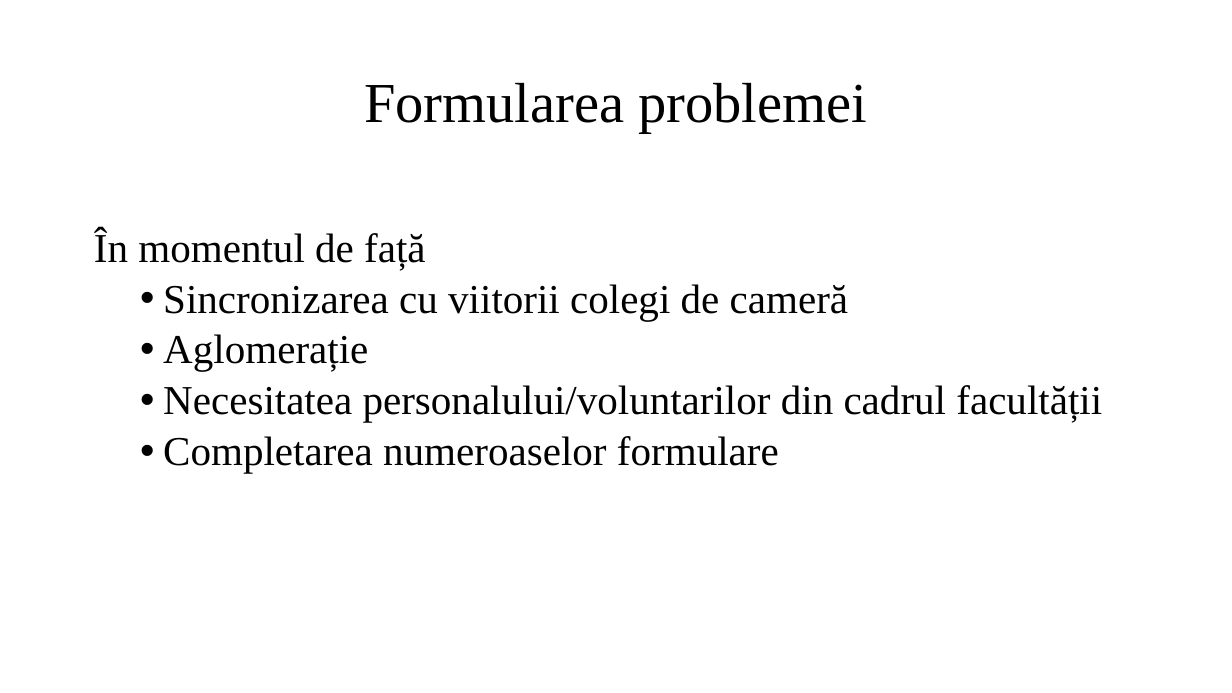
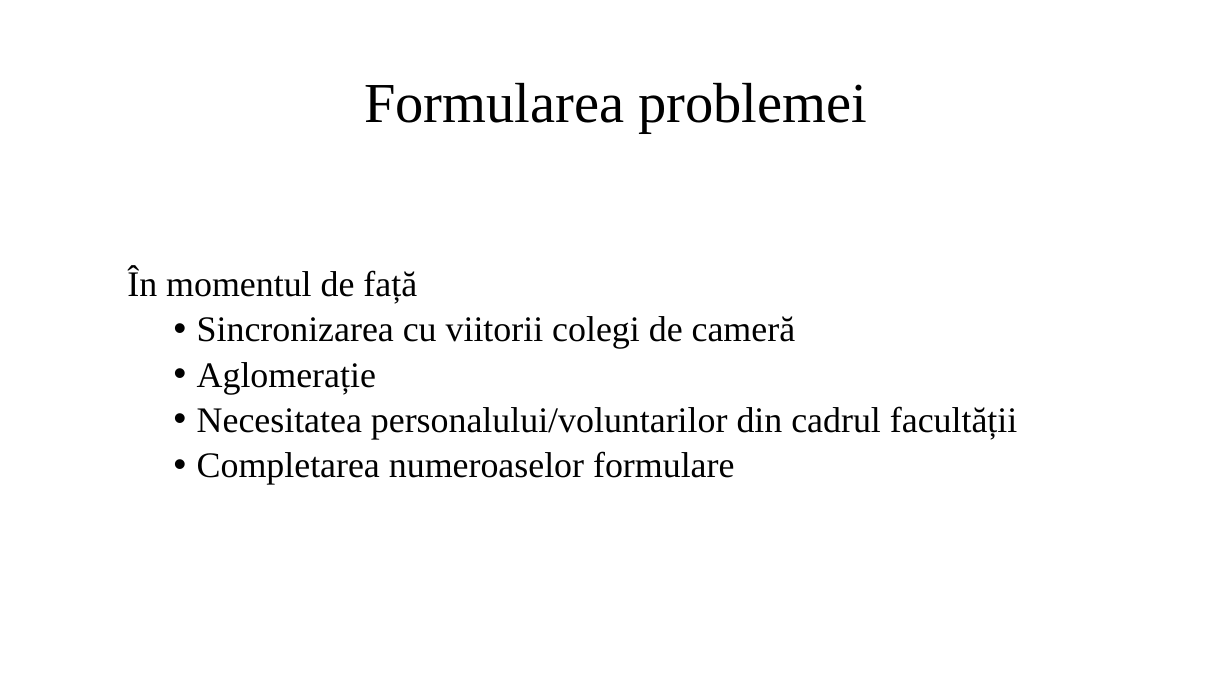
Before and after one commit to silviudragan/Stable-matching-roommates, a slide deck: slide 3 of Licenta2018DraganSilviu-Constantin/Prezentare.pptx. Drawn at 1232x693 pixels with LibreOffice and Linux fonts; fonts in the diff are those of the drawing. Boxes give left, top, right and bottom in pixels: in the first picture for what was removed or moved away, otherwise in the second. Text is boxed around its words. In the diff, an @@ line names an element or a change of style, - is before the commit and + after.

```diff
--- a/Licenta2018DraganSilviu-Constantin/Prezentare.pptx
+++ b/Licenta2018DraganSilviu-Constantin/Prezentare.pptx
@@ text "În momentul de față": place and size @@
-text "În momentul de față" at bbox=[94, 230, 1102, 473]
+text "În momentul de față" at bbox=[127, 269, 1017, 485]
@@ text "În momentul de față" at bbox=[127, 269, 1017, 485]: size 32 to 28 pt @@
```
Also in this commit, not shown: 7 other slides changed, 3 slides added, 4 slides removed.
